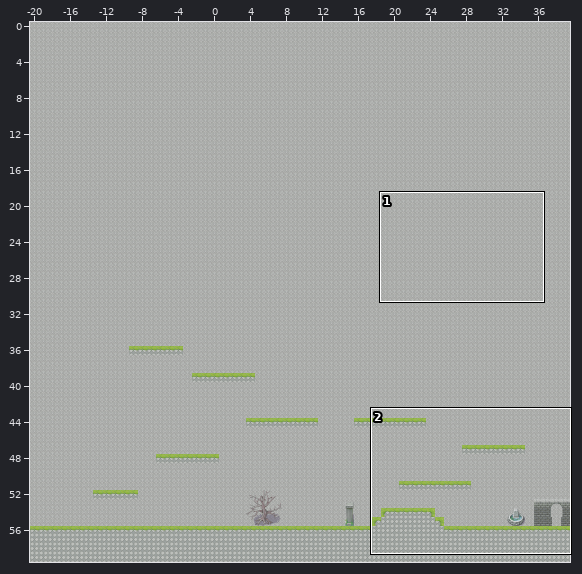
Level history. Tiled map: trunk/ block-walker/block-walker/assets/tmx/stage4.tmx. Above, an overview of the earlier version with the close-up marked.
Close-up. Before the edit:
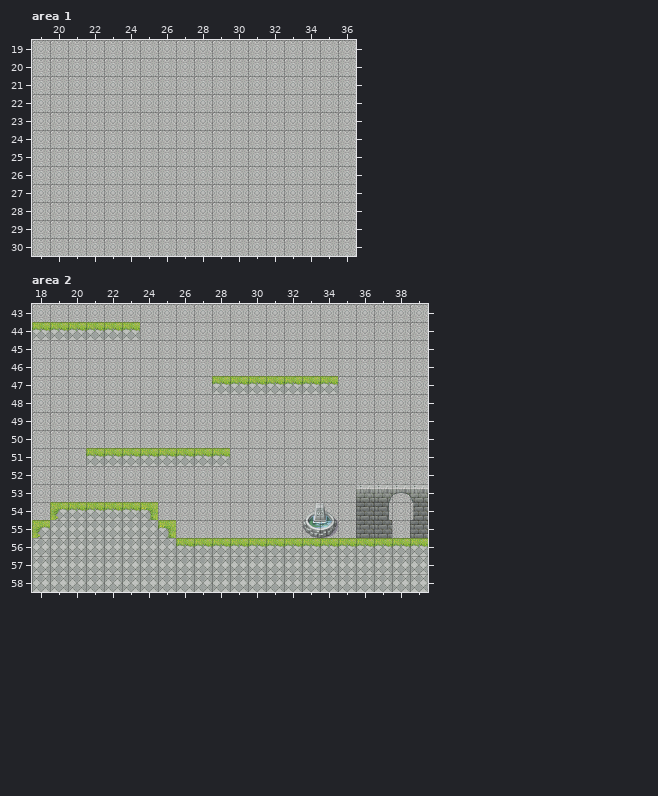
Cells are 32x32 px. Shown: area 1 x 19..36, y 19..30; area 2 x 18..39, y 43..58. The commit also changed other parts of the map, which this record leaves out. The old version is drawn lined up with the new one.
New version:
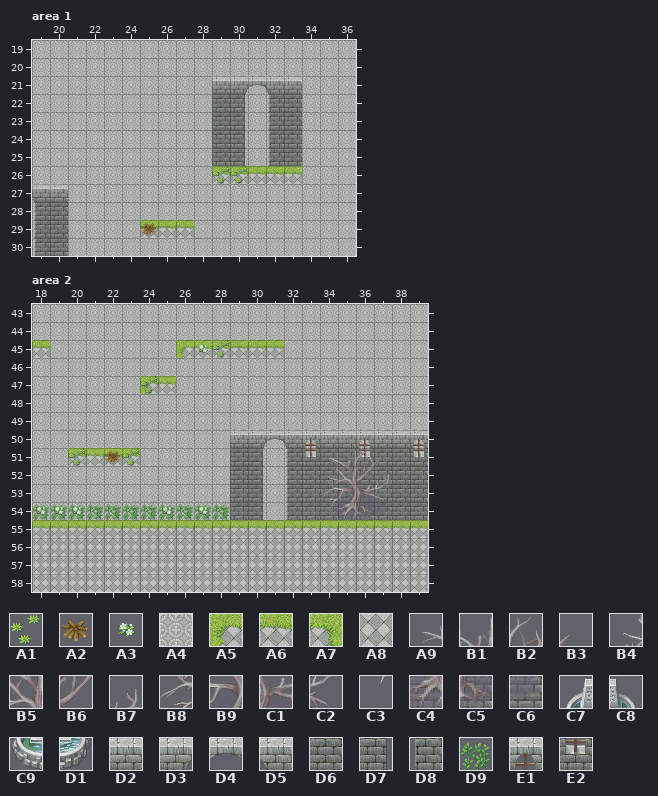
Key: from "035-Ruins01": A1 2, A2 4, A3 10, A4 25, A5 40, A6 41, A7 42, A8 49, A9 84, B1 85, B2 86, B3 87, B4 92, B5 93, B6 94, B7 95, B8 100, B9 101, C1 102, C2 103, C3 108, C4 109, C5 110, C6 111, C7 118, C8 119, C9 126, D1 127, D2 129, D3 133, D4 134, D5 135, D6 137, D7 141, D8 143, D9 150, E1 175, E2 183.
__ is an empty cell.
See-through tiles are keyed as they look on the map.
Edits made:
map size 60x60 -> 40x60 cells (old content now starts at -20,0; both pictures use the new coordinates)
Layer "Tile Layer 2", area 1:
y 21: x 29..33 __ __ __ __ __ -> D2 D3 D4 D5 D2
y 22..25: x 29..30 __ __ -> D6 D7; x 32..33 __ __ -> D8 D6
y 26: x 29..33 __ __ __ __ __ -> A6 A6 A6 A6 A6
y 27: x 19..20 __ __ -> D5 D2
y 28: x 19..20 __ __ -> D8 D6
y 29: x 19..20 __ __ -> D8 D6; x 25..27 __ __ __ -> A6 A6 A6
y 30: x 19..20 __ __ -> D8 D6
Layer "Tile Layer 3", area 1:
y 26: x 29..30 __ __ -> A1 A1
y 29: x 25 __ -> A2
Layer "Tile Layer 2", area 2:
y 44: x 18..23 A6 A6 A6 A6 A6 A6 -> __ __ __ __ __ __
y 45: x 18 __ -> A6; x 26..31 __ __ __ __ __ __ -> A5 A6 A6 A6 A6 A6
y 47: x 24..25 __ __ -> A5 A6; x 28..34 A6 A6 A6 A6 A6 A6 A6 -> __ __ __ __ __ __ __
y 50: x 29..39 __ __ __ __ __ __ __ __ __ __ __ -> D2 D3 D4 D5 E1 D2 D2 E1 D2 D2 E1
y 51: x 20 __ -> A6; x 24..30 A6 A6 A6 A6 A6 __ __ -> __ __ __ __ __ D6 D7; x 32..39 __ __ __ __ __ __ __ __ -> D8 E2 D6 D6 E2 D6 D6 E2
y 52: x 29..30 __ __ -> D6 D7; x 32..39 __ __ __ __ __ __ __ __ -> D8 D6 D6 D6 D6 D6 D6 D6
y 53: x 29..30 __ __ -> D6 D7; x 32..39 __ __ __ __ D2 D3 D4 D5 -> D8 D6 D6 D6 D6 D6 D6 D6
y 54: x 18..30 __ A5 A6 A6 A6 A6 A7 __ __ __ __ __ __ -> D9 D9 D9 D9 D9 D9 D9 D9 D9 D9 D9 D6 D7; x 32..35 __ __ __ __ -> D8 D6 D6 D6; x 37..39 D7 A4 D8 -> D6 D6 D6
y 55: x 18..39 A5 A8 A8 A8 A8 A8 A8 A7 __ __ __ __ __ __ __ __ __ __ D6 D6 __ D6 -> A6 A6 A6 A6 A6 A6 A6 A6 A6 A6 A6 A6 A6 A6 A6 A6 A6 A6 A6 A6 A6 A6
y 56: x 26..39 A6 A6 A6 A6 A6 A6 A6 A6 A6 A6 A6 A6 A6 A6 -> A8 A8 A8 A8 A8 A8 A8 A8 A8 A8 A8 A8 A8 A8
Layer "Tile Layer 3", area 2:
y 45: x 27..28 __ __ -> A3 A1
y 47: x 24 __ -> A1
y 51: x 20 __ -> A1; x 22..23 __ __ -> A2 A1; x 34..37 __ __ __ __ -> A9 B1 B2 B3
y 52: x 34..37 __ __ __ __ -> B4 B5 B6 B7
y 53: x 34..37 __ __ __ __ -> B8 B9 C1 C2
y 54: x 18..20 __ __ __ -> A3 A3 A3; x 25 __ -> A3; x 27 __ -> A3; x 33..37 C7 C8 __ __ __ -> __ C3 C4 C5 C6
y 55: x 33..34 C9 D1 -> __ __
